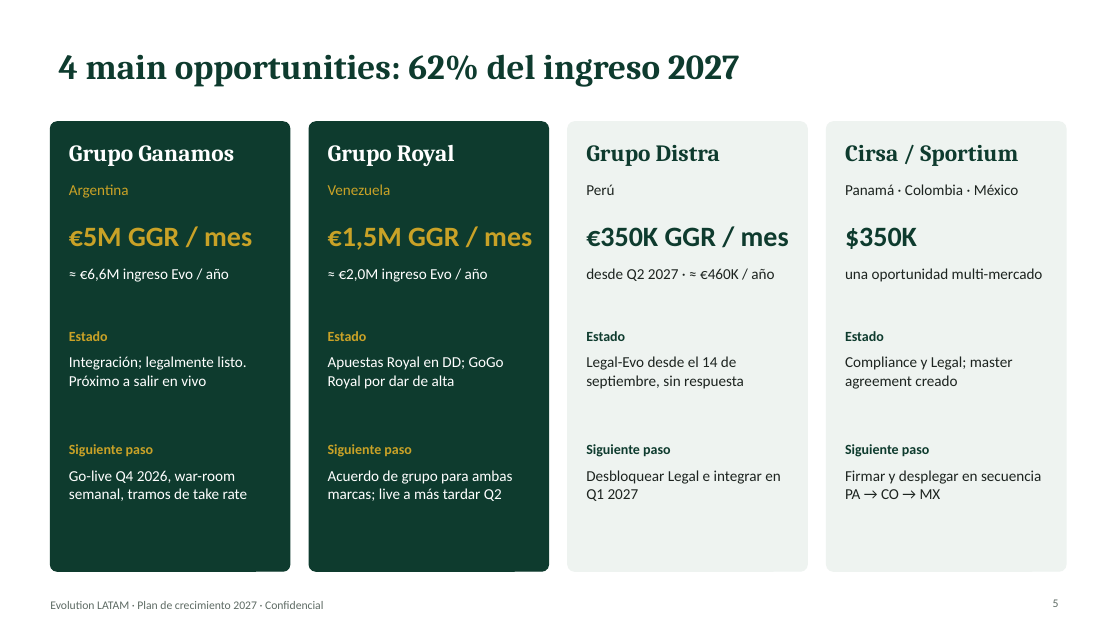
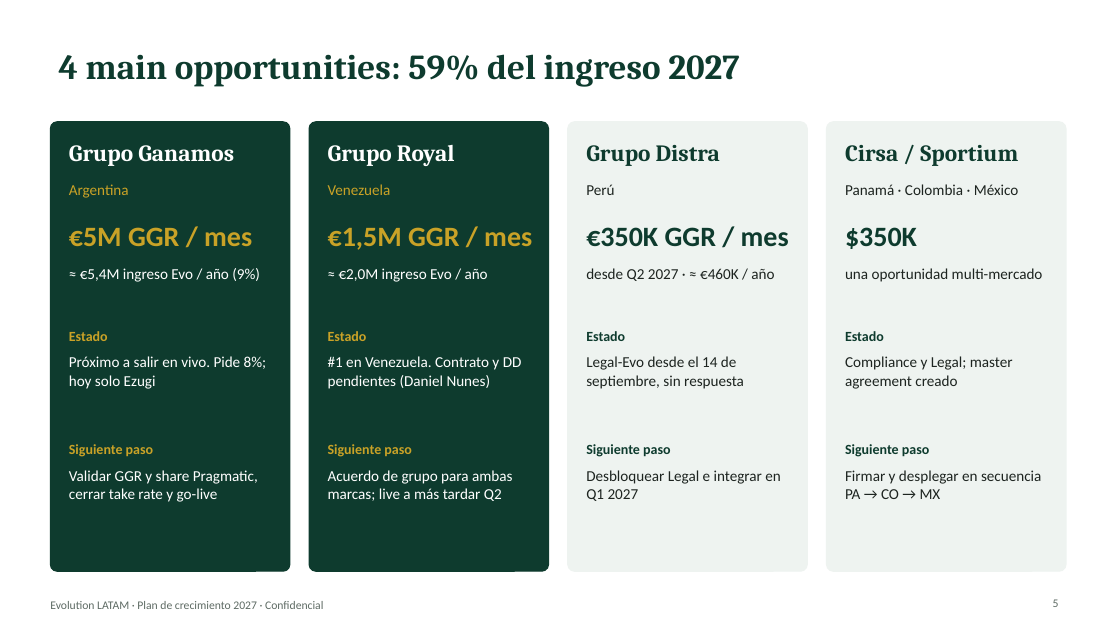
Before and after one commit to Merideck24/Figma, a slide deck: slide 5 of docs/Evolution_LATAM_Plan_Crecimiento_2027.pptx. Drawn at 1120x630 pixels with LibreOffice and Linux fonts; fonts in the diff are those of the drawing. Boxes give left, top, right and bottom in pixels: in the first picture for what was removed or moved away, otherwise in the second. Text is boxed around its words. In the diff, an @@ line names an element or a change of style, - is before the commit and + after.

```diff
--- a/docs/Evolution_LATAM_Plan_Crecimiento_2027.pptx
+++ b/docs/Evolution_LATAM_Plan_Crecimiento_2027.pptx
@@ title at box(59, 54, 739, 86): text changed @@
-4 main opportunities: 62% del ingreso 2027
+4 main opportunities: 59% del ingreso 2027
@@ text at box(80, 268, 260, 282): text changed @@
-≈ €6,6M ingreso Evo / año
+≈ €5,4M ingreso Evo / año (9%)
@@ text at box(69, 356, 267, 389): text changed @@
-Integración; legalmente listo. Próximo a salir en vivo
+Próximo a salir en vivo. Pide 8%; hoy solo Ezugi
@@ text at box(328, 356, 522, 389): text changed @@
-Apuestas Royal en DD; GoGo Royal por dar de alta
+#1 en Venezuela. Contrato y DD pendientes (Daniel Nunes)
@@ text at box(69, 470, 258, 502): text changed @@
-Go-live Q4 2026, war-room semanal, tramos de take rate
+Validar GGR y share Pragmatic, cerrar take rate y go-live
```
Also in this commit, not shown: 5 other slides changed, 2 slides added, 2 other files.
